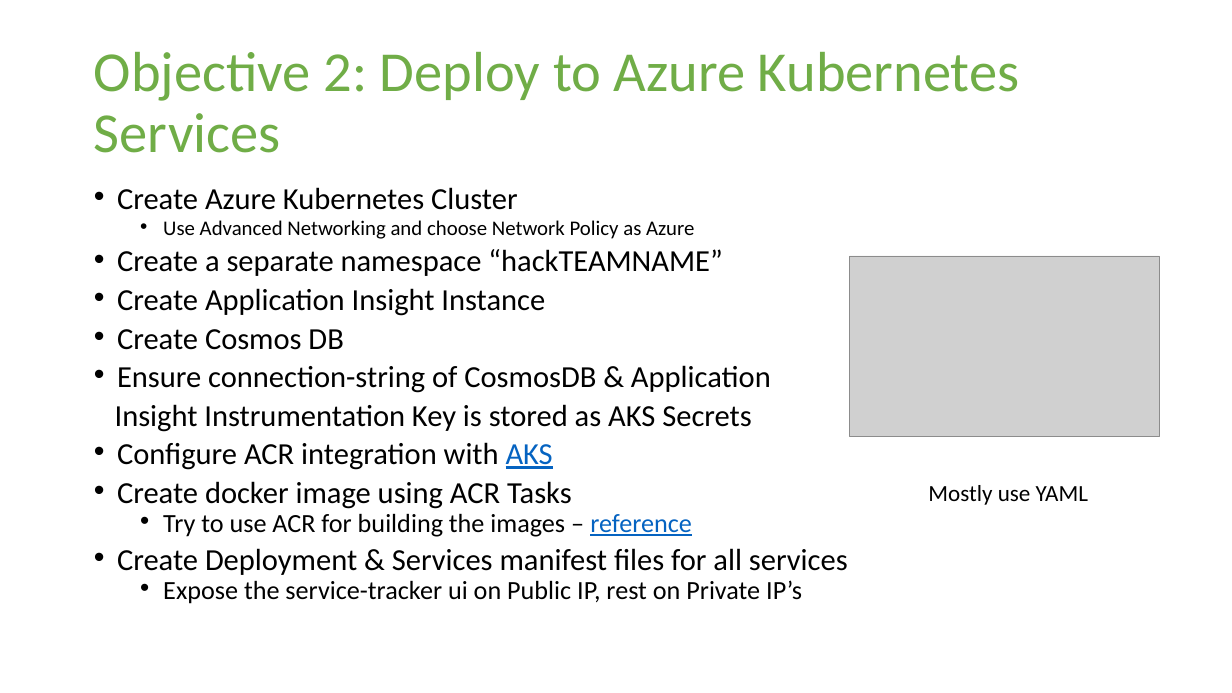
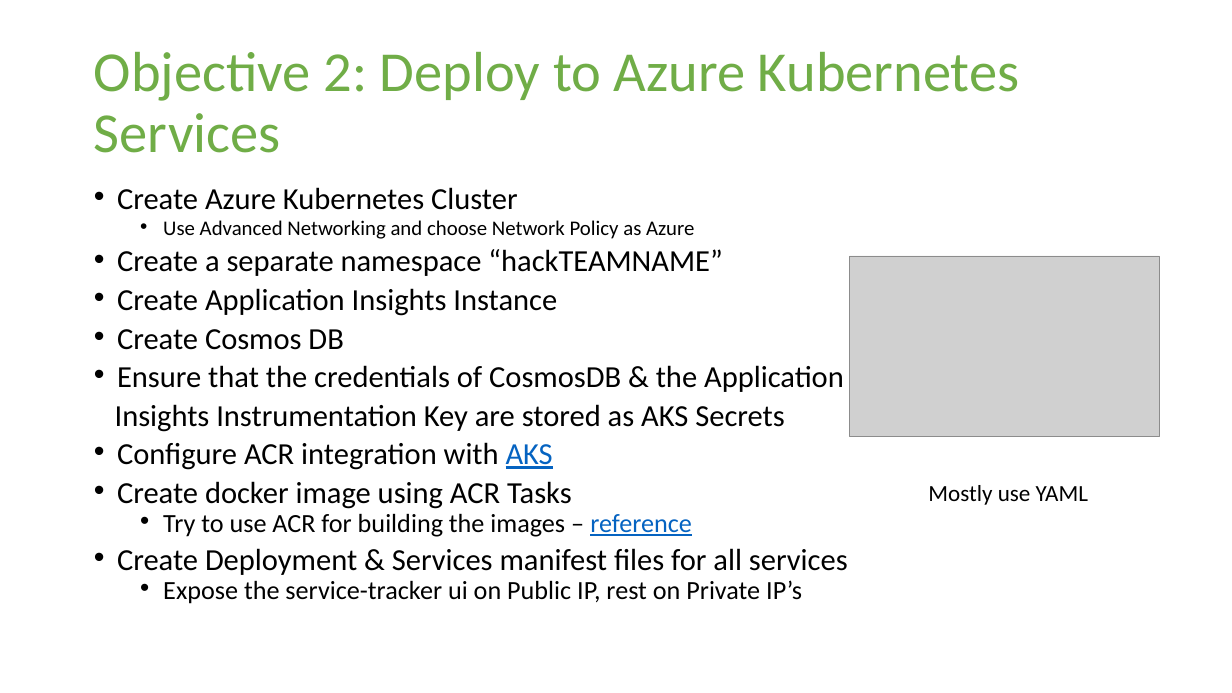
Before and after one commit to sumitkute/kubehack, a slide deck: slide 9 of assets/instructions/Azure Kubernetes Service HACKATON.pptx. Drawn at 1232x693 pixels with LibreOffice and Linux fonts; fonts in the diff are those of the drawing; grey boxes stand for pictures. Boxes give left, top, right and bottom in pixels: in the first picture for what was removed or moved away, otherwise in the second. Text is boxed around its words. In the diff, an @@ line names an element or a change of style, - is before the commit and + after.

Commit message:
PPT updated

```diff
--- a/assets/instructions/Azure Kubernetes Service HACKATON.pptx
+++ b/assets/instructions/Azure Kubernetes Service HACKATON.pptx
@@ text at box(117, 288, 557, 316): text changed @@
-• Create Application Insight Instance
+• Create Application Insights Instance
@@ text at box(115, 365, 844, 432): text changed @@
-• Ensure connection-string of CosmosDB & Application
-Insight Instrumentation Key is stored as AKS Secrets
+• Ensure that the credentials of CosmosDB & the Application
+Insights Instrumentation Key are stored as AKS Secrets
```
Also in this commit, not shown: 3 other slides changed.
